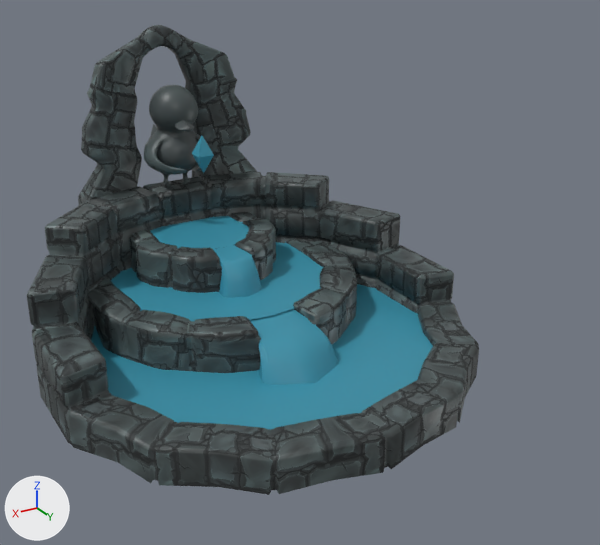
The FBX model Assets/Source Material/Miranda Greting/Meshes/M_ManaFountain_New.fbx, before and after one commit.
Camera for both pictures: a 50 mm camera at (4.09, 64.72, 0.26) aimed at (2.71, 62.41, -0.9). The axes (+X, +Y, +Z) are drawn at lower left. The lights are the same throughout. Where no turn or scale is listed for an object, it has been applied to the vertices.

The first picture shows 'Duck', 'FountainEdge', 'FountainEdge.001', 'ManaFountain.001', 'Water', 'Water.001', 'Water.002', 'Waterfall', 'Waterfall.001'.
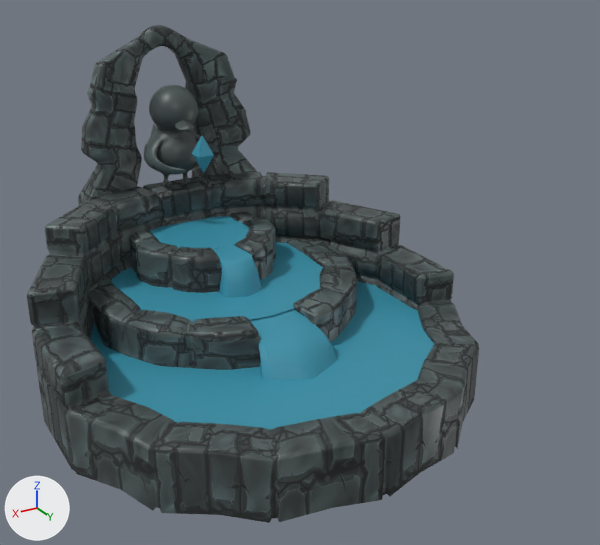
Scene script edits in JSON lines:
```json
{"block": "me_cylinder_013", "where": "# used by ob_manafountain_001; location = (2.879, 62.428, -1.0)"}
{"op": "remove", "block": "me_cylinder_013", "code": "me_cylinder_013.from_pydata(...)  # 1840 vertices, 1846 faces; spans x -1.23..0.73, y -0.86..0.75, z -0.22..0.88"}
{"op": "add", "block": "me_cylinder_013", "code": "me_cylinder_013.from_pydata(...)  # 1840 vertices, 1846 faces; spans x -1.23..0.73, y -0.86..0.75, z -0.28..0.88"}
{"block": "me_cylinder_013", "change": "me_cylinder_013 part 1: 66 of the vertices in x -0.73..0.73, y -0.74..0.75, z -0.19..-0.16 are moved by (0.0, 0.0, -0.1)"}
{"block": "me_cylinder_021", "where": "me_cylinder_021.from_pydata(...)  # 169 vertices, 168 faces; spans x -0.63..0.63, y -0.63..0.63, z -0.109"}
{"block": "me_cylinder_021", "where": "# used by ob_water_002; location = (2.879, 62.428, -0.99)"}
{"block": "me_cylinder_021", "change": "me_cylinder_021 part 2: the whole mesh is moved by (0.0, 0.0, 0.012)"}
```

Location of each change, (x1, y1, x2, y2) in pixels of the pictures (600 x 545 px; the box of a moved part takes in the faces that stretch with it):
```json
{"object": "ManaFountain.001", "change": "reshaped", "before": [27, 25, 479, 495], "after": [27, 25, 479, 523]}
{"object": "Water.002", "change": "mesh moved", "before": [91, 284, 433, 429], "after": [90, 281, 434, 429]}
{"part": 1, "of": "me_cylinder_013", "change": "moved or reshaped", "before": [36, 345, 479, 495], "after": [36, 345, 479, 523]}
```
